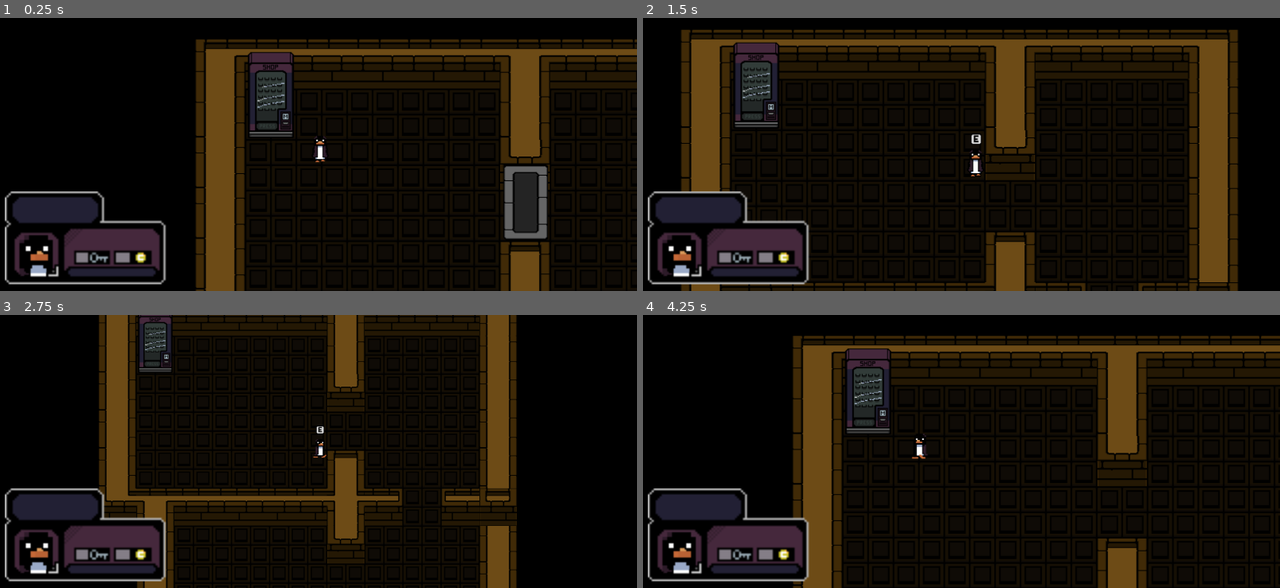
Above: before the commit, frames 1-4 (two rows, left to right).
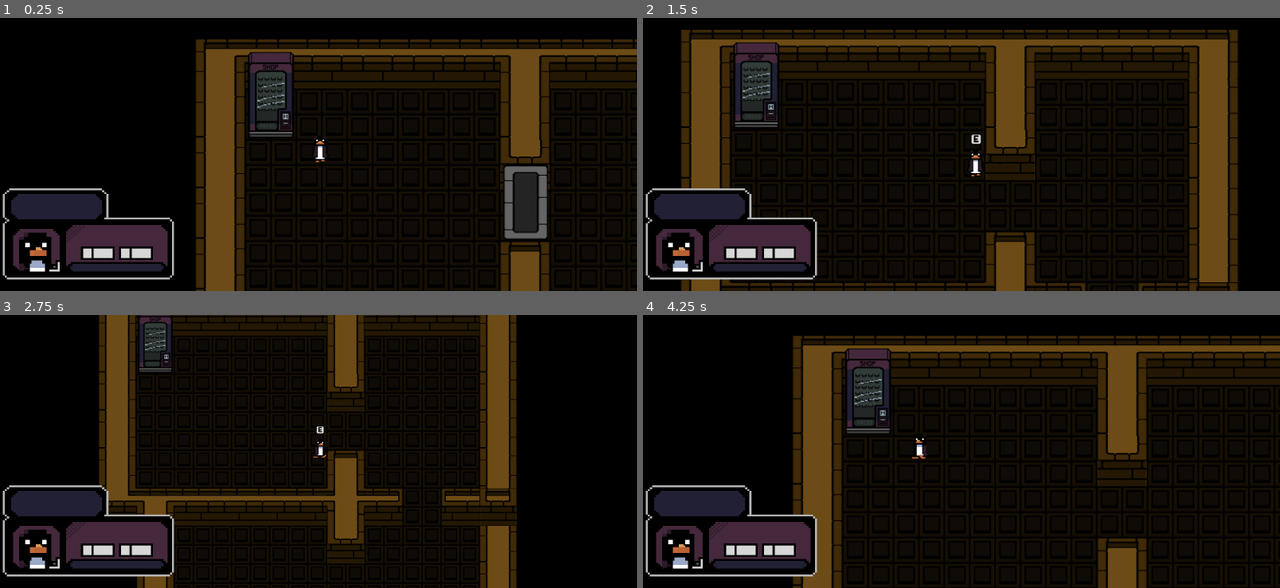
Above: after the commit, the same moments.

Repository: Vladitex1/ping_godot
Game: Godot game, scene res://main.tscn
Two runs of this game, one before a commit and one after it. Both use one fixed random seed, a clock stepped at 60 frames per second and the inputs below.
Inputs (mouse positions are in pixels of both pictures, inside the frame that each line leads up to):
- Up to frame 1 (0.25 s): no input
- Up to frame 2 (1.5 s): tap Enter at 0.5 s; move the mouse to (1101, 140) at 0.52 s; hold D (move_right) 0.53-1.28 s; hold Shift (move_shift) 0.53-1.28 s; move the mouse to (834, 168) at 1.27 s; hold S (move_down) from 1.28 s (still down); tap E (press_key_event_on) at 1.35 s
- Up to frame 3 (2.75 s): move the mouse to (382, 391) at 2.02 s; release S (move_down) at 2.03 s; hold D (move_right) from 2.03 s (still down); tap Mouse wheel down (wheel_down) at 2.1 s
- Up to frame 4 (4.25 s): move the mouse to (929, 506) at 2.77 s; release D (move_right) at 2.78 s; hold W (move_up) 2.78-3.53 s; tap Mouse wheel up (wheel_up) at 2.85 s; move the mouse to (1152, 492) at 3.52 s; hold A (move_left) from 3.53 s (still down); hold Shift (move_shift) from 3.53 s (still down)

The runs differ from the first frame. In frame 1, 4.1% of the frame differs, in the area x 0-28%, y 62-98%; in frame 2, 4.1%; in frame 3, 4.3%; in frame 4, 4.2%.

Commit message:
v0.000001

Diff:
--- a/Camera.gd
+++ b/Camera.gd
@@ -1,6 +1,4 @@
 extends Camera2D
-
-
 
 
 func zoom():
--- a/hud.tscn
+++ b/hud.tscn
@@ -1,7 +1,7 @@
 [gd_scene load_steps=3 format=3 uid="uid://dmha2u8dlg5o1"]
 
-[ext_resource type="Texture2D" uid="uid://nljeostoi8ah" path="res://assets/interface/hud.png" id="1_0ampe"]
-[ext_resource type="Texture2D" uid="uid://cqgax8wsvih6c" path="res://assets/interface/pingicon.png" id="1_kscqi"]
+[ext_resource type="Texture2D" uid="uid://k5742llj4gq2" path="res://assets/interface/ping_icon_1024x1024.png" id="1_21nmr"]
+[ext_resource type="Texture2D" uid="uid://djcncwbhginso" path="res://assets/interface/hud_1900x1000.png" id="2_hce25"]
 
 [node name="hud" type="Control"]
 layout_mode = 3
@@ -25,13 +25,13 @@
 anchor_right = 0.231776
 anchor_bottom = 1.02464
 offset_left = 17.0
-offset_top = 32.0001
-offset_right = -311.0
-offset_bottom = -145.0
+offset_top = 25.9999
+offset_right = 681.0
+offset_bottom = 839.998
 grow_vertical = 0
-scale = Vector2(4, 4)
+scale = Vector2(0.12, 0.12)
 size_flags_stretch_ratio = 0.0
-texture = ExtResource("1_kscqi")
+texture = ExtResource("1_21nmr")
 stretch_mode = 2
 metadata/_edit_use_anchors_ = true
 
@@ -39,18 +39,10 @@
 
 [node name="plate_texture" type="TextureRect" parent="plate"]
 clip_contents = true
-anchors_preset = -1
-anchor_left = 0.00747664
-anchor_top = 0.634783
-anchor_right = 0.262928
-anchor_bottom = 0.975362
-offset_top = 3.05176e-05
-offset_right = -328.0
-offset_bottom = -188.0
-grow_vertical = 0
-scale = Vector2(5, 5)
+offset_left = -10.0
+offset_top = 417.0
+offset_right = 1990.0
+offset_bottom = 1517.0
+scale = Vector2(0.23, 0.23)
 size_flags_stretch_ratio = 0.0
-texture = ExtResource("1_0ampe")
-expand_mode = 2
-stretch_mode = 2
-metadata/_edit_use_anchors_ = true
+texture = ExtResource("2_hce25")
--- a/shop.tscn
+++ b/shop.tscn
@@ -1,7 +1,7 @@
 [gd_scene load_steps=6 format=3 uid="uid://6xnon7mt5nee"]
 
 [ext_resource type="Texture2D" uid="uid://bc35ryqt34r6x" path="res://assets/interface/shop1.png" id="1_y0bcl"]
-[ext_resource type="Texture2D" uid="uid://cqgax8wsvih6c" path="res://assets/interface/pingicon.png" id="2_u46gn"]
+[ext_resource type="Texture2D" uid="uid://k5742llj4gq2" path="res://assets/interface/ping_icon_1024x1024.png" id="2_kimur"]
 [ext_resource type="Texture2D" uid="uid://dk1tqv3rap8sp" path="res://assets/interface/sellbutton.png" id="3_thn2r"]
 [ext_resource type="Texture2D" uid="uid://b53v1iodgybwr" path="res://assets/interface/buybutton.png" id="4_skoxh"]
 [ext_resource type="Texture2D" uid="uid://cpqe4l277k3fg" path="res://assets/interface/Key1.png" id="5_yp380"]
@@ -25,12 +25,12 @@
 
 [node name="ping_icon_texture" type="TextureRect" parent="shop_plate"]
 z_index = -1
-offset_left = 588.0
-offset_top = 173.0
-offset_right = 628.0
-offset_bottom = 213.0
-scale = Vector2(3, 3)
-texture = ExtResource("2_u46gn")
+offset_left = 574.0
+offset_top = 171.0
+offset_right = 1598.0
+offset_bottom = 1195.0
+scale = Vector2(0.15, 0.15)
+texture = ExtResource("2_kimur")
 
 [node name="buttons" type="CanvasLayer" parent="."]
 
Binary file changed: assets/interface/hud.png
Binary file added: assets/interface/hud_1900x1000.aseprite
Binary file added: assets/interface/hud_1900x1000.png
Not shown, added: assets/interface/hud_1900x1000.png.import
Binary file added: assets/interface/ping_icon_1024x1024.aseprite
Binary file added: assets/interface/ping_icon_1024x1024.png
Not shown, added: assets/interface/ping_icon_1024x1024.png.import
Not shown, added: .DS_Store
Not shown, added: assets/.DS_Store
